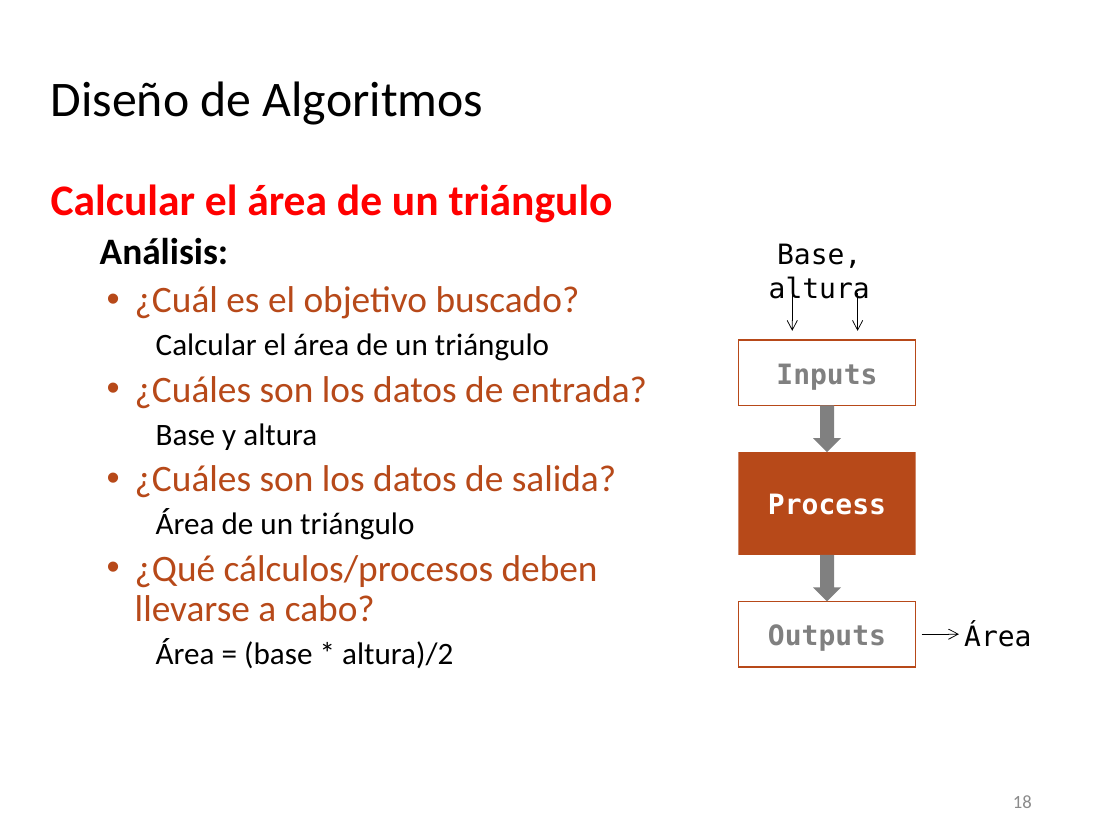
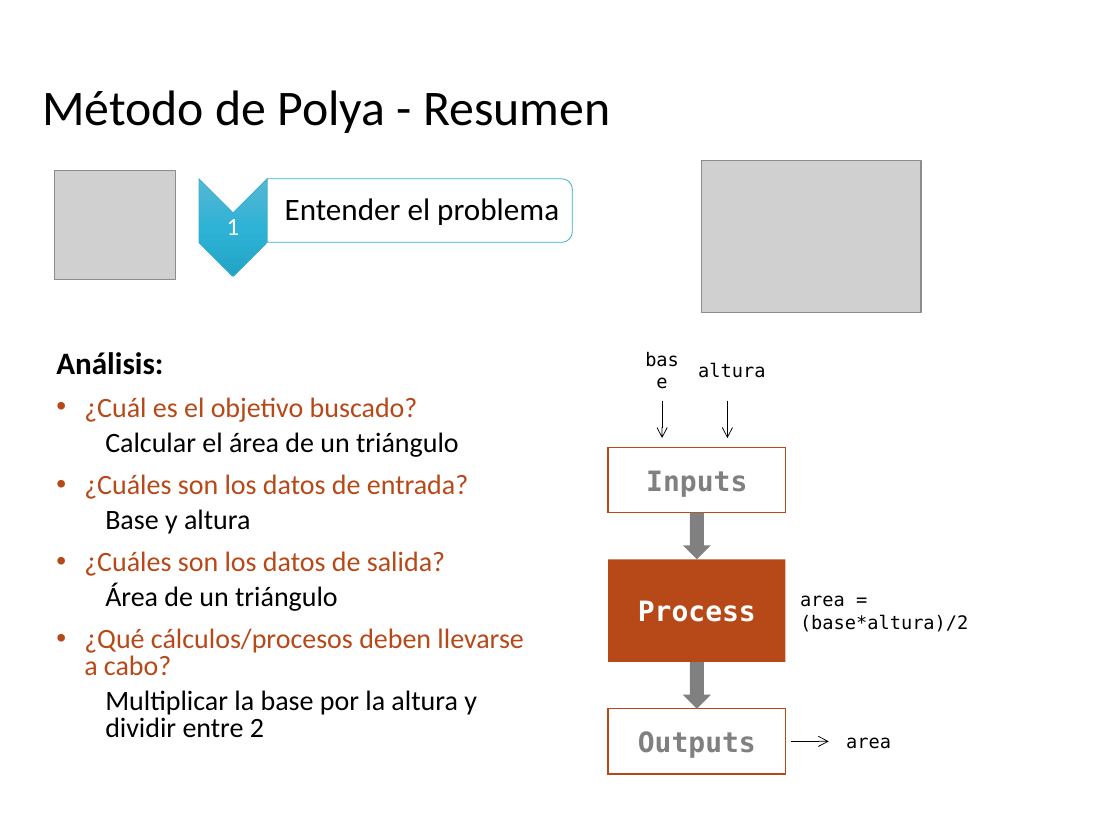
Before and after one commit to algoritmos-UdeA/logica1-20262, a slide deck: slide 29 of clases/2/clase-02.pptx (slide 18 before the commit). Drawn at 1120x840 pixels with LibreOffice and Linux fonts; fonts in the diff are those of the drawing; grey boxes stand for pictures. Boxes give left, top, right and bottom in pixels: in the first picture for what was removed or moved away, otherwise in the second. Text is boxed around its words. In the diff, an @@ line names an element or a change of style, - is before the commit and + after.

```diff
--- a/clases/2/clase-02.pptx
+++ b/clases/2/clase-02.pptx
@@ title removed at bbox=[51, 81, 483, 125] @@
-Diseño de Algoritmos
@@ title added at bbox=[42, 90, 610, 133], 32 pt, text #000000 @@
+Método de Polya - Resumen
@@ picture added at bbox=[54, 170, 175, 279] @@
@@ picture added at bbox=[701, 160, 921, 312] @@
@@ text at bbox=[51, 184, 613, 223]: paragraph removed @@
-Calcular el área de un triángulo
@@ group added at bbox=[199, 179, 572, 277]: 2 texts, 1 chevron, 1 round same rect @@
+1
+  Entender el problema
@@ text "Análisis:": place and size @@
-text "Análisis:" at bbox=[51, 184, 647, 668]
+text "Análisis:" at bbox=[56, 352, 523, 738]
@@ text at bbox=[56, 352, 523, 676]: size 24 to 20 pt in "Análisis:"; size 24 to 18 pt in "¿Cuál es el objetivo buscado?", "¿Cuáles son los datos de entrada?", "¿Cuáles son los datos de salida?", "¿Qué cálculos/procesos deben llevarse a cabo?"; size 20 to 18 pt in "Calcular el área de un triángulo", "Base y altura", "Área de un triángulo"; list level 2 to 1 in "Análisis:"; line spacing 0.9 to 0.8; list level 2 to 1 in "¿Cuál es el objetivo buscado?"; list level 3 to 2 in "Calcular el área de un ..."; list level 2 to 1 in "¿Cuáles son los datos de ..."; list level 3 to 2 in "Base y altura"; list level 3 to 2 in "Área de un triángulo"; list level 2 to 1 in "¿Qué cálculos/procesos deben llevarse a ..." @@
@@ text at bbox=[698, 362, 765, 378]: text changed; size 18 to 12 pt @@
-Base, altura
+altura
@@ arrow moved from (858, 293) - (858, 330) to (662, 401) - (662, 438) @@
@@ arrow moved from (792, 293) - (792, 330) to (727, 401) - (727, 438) @@
@@ right arrow: place and size @@
-right arrow at bbox=[814, 555, 842, 602]
+right arrow at bbox=[683, 512, 711, 559]
@@ text added at bbox=[800, 595, 968, 632], 12 pt, text #000000 @@
+area = (base*altura)/2
@@ text removed at bbox=[964, 623, 1031, 647] @@
-Área
@@ right arrow: place and size @@
-right arrow at bbox=[814, 405, 842, 452]
+right arrow at bbox=[683, 661, 711, 708]
@@ text at bbox=[105, 690, 477, 738]: text changed; size 20 to 18 pt @@
-    Área = (base * altura)/2
+  Multiplicar la base por la altura y dividir entre 2
@@ text added at bbox=[261, 690, 314, 711], 12 pt, text #000000 @@
+base
@@ rectangle "Outputs": place and size @@
-rectangle "Outputs" at bbox=[738, 601, 915, 666]
+rectangle "Outputs" at bbox=[608, 709, 785, 774]
@@ 2 rectangles, 1 arrow: place and size @@
-2 rectangles, 1 arrow at bbox=[738, 340, 959, 634]
+2 rectangles, 1 arrow at bbox=[608, 447, 829, 741]
@@ text added at bbox=[846, 737, 891, 749], 12 pt, text #000000 @@
+area
@@ page number removed at bbox=[1013, 795, 1032, 808] @@
-18
```
Also in this commit, not shown: 15 other slides changed, 17 slides added, 3 slides removed, 10 other files.
